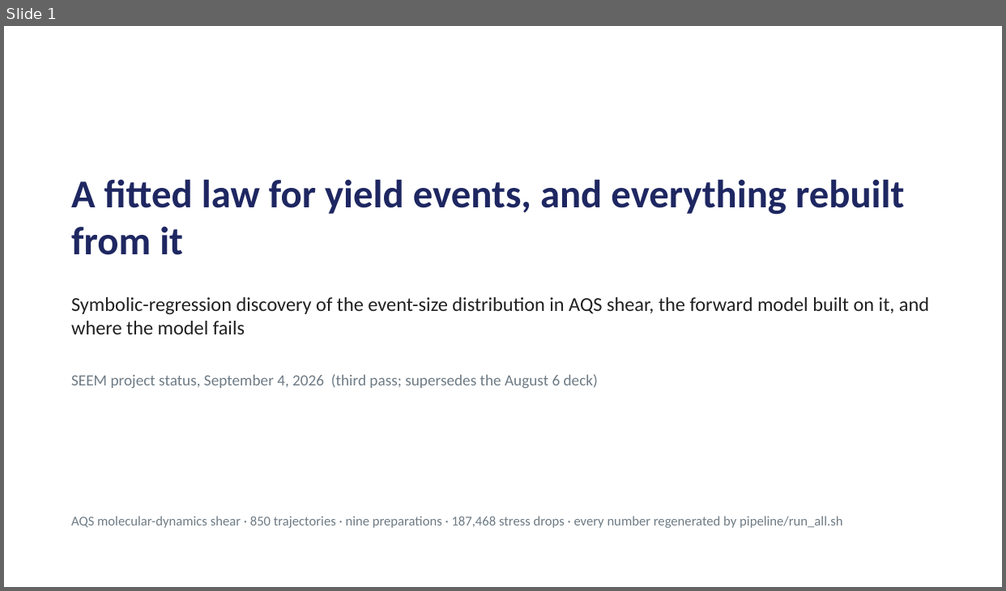
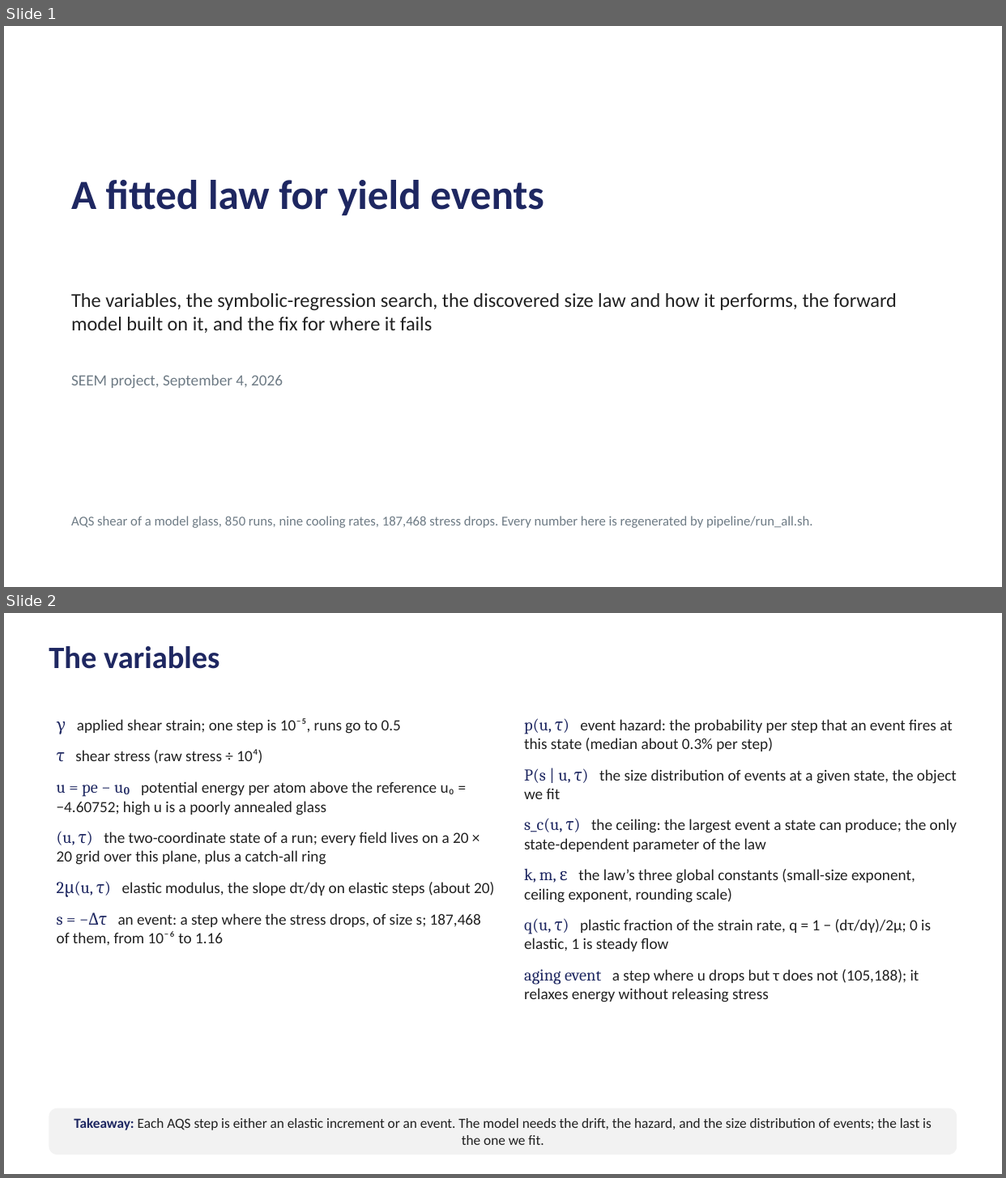
Before and after one commit to Samc73/SEEM, a slide deck: SEEM_project_deck.pptx. Shown one above the other, each under a label of ours: slide 1 before the commit, slides 1 and 2 after it. The pictures are 1006x591 and 1006x1178 pixels, drawn with LibreOffice and Linux fonts; fonts in the diff are those of the drawing. Boxes give left, top, right and bottom in pixels: in the first picture for what was removed or moved away, otherwise in the second. Text is boxed around its words. In the diff, an @@ line names an element or a change of style, - is before the commit and + after.

```diff
--- a/SEEM_project_deck.pptx
+++ b/SEEM_project_deck.pptx
@@ slide 2 added at [4, 613, 1002, 1174], background #FFFFFF @@
@@ text added at [49, 646, 219, 669], 30 pt, text #1E2761, bold @@
+The variables
@@ text added at [57, 718, 494, 945], 15 pt, text #212121 @@
+γ applied shear strain; one step is 10⁻⁵, runs go to 0.5
+τ shear stress (raw stress ÷ 10⁴)
+u = pe − u₀ potential energy per atom above the reference u₀ = −4.60752; high u is a poorly annealed glass
+(u, τ) the two-coordinate state of a run; every field lives on a 20 × 20 grid over this plane, plus a catch-all ring
+2μ(u, τ) elastic modulus, the slope dτ/dγ on elastic steps (about 20)
+s = −Δτ an event: a step where the stress drops, of size s; 187,468 of them, from 10⁻⁶ to 1.16
@@ text added at [524, 718, 957, 1003], 15 pt, text #212121 @@
+p(u, τ) event hazard: the probability per step that an event fires at this state (median about 0.3% per step)
+P(s | u, τ) the size distribution of events at a given state, the object we fit
+s_c(u, τ) the ceiling: the largest event a state can produce; the only state-dependent parameter of the law
+k, m, ε the law’s three global constants (small-size exponent, ceiling exponent, rounding scale)
+q(u, τ) plastic fraction of the strain rate, q = 1 − (dτ/dγ)/2μ; 0 is elastic, 1 is steady flow
+aging event a step where u drops but τ does not (105,188); it relaxes energy without releasing stress
@@ rounded rectangle added at [49, 1109, 957, 1155], fill #F2F2F2, 13.5 pt, text #212121 @@
+Takeaway: Each AQS step is either an elastic increment or an event. The model needs the drift, the hazard, and the size distribution of events; the last is the one we fit.
@@ slide 1 changed as well @@
@@ text at [71, 180, 543, 216]: text changed; size 38 to 40 pt @@
-A fitted law for yield events, and everything rebuilt from it
+A fitted law for yield events
@@ text at [71, 293, 897, 333]: text changed @@
-Symbolic-regression discovery of the event-size distribution in AQS shear, the forward model built on it, and where the model fails
+The variables, the symbolic-regression search, the discovered size law and how it performs, the forward model built on it, and the fix for where it fails
@@ text at [71, 374, 283, 388]: text changed @@
-SEEM project status, September 4, 2026 (third pass; supersedes the August 6 deck)
+SEEM project, September 4, 2026
@@ text at [71, 516, 813, 528]: text changed @@
-AQS molecular-dynamics shear · 850 trajectories · nine preparations · 187,468 stress drops · every number regenerated by pipeline/run_all.sh
+AQS shear of a model glass, 850 runs, nine cooling rates, 187,468 stress drops. Every number here is regenerated by pipeline/run_all.sh.
```
Also in this commit, not shown: 6 other slides changed, 2 other slides added, 13 slides removed, 2 other files.
